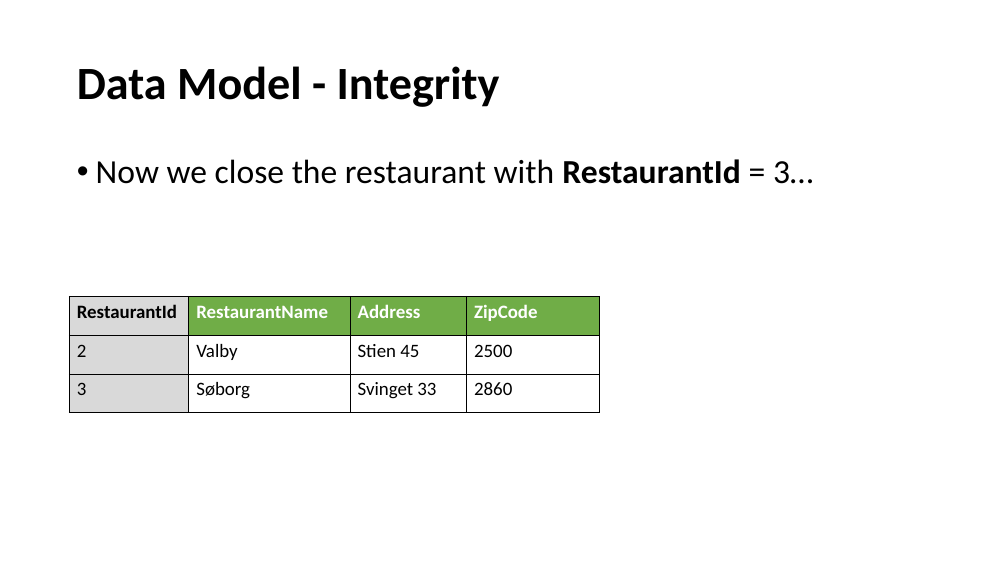
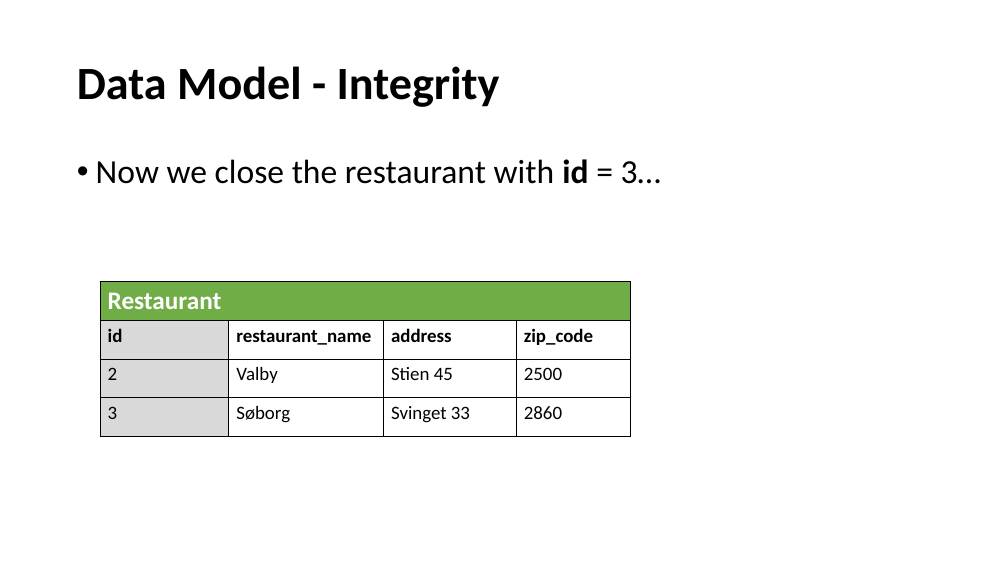
Before and after one commit to perl-easj/OOProg, a slide deck: slide 42 of Chap/DB/Presentations/DBRelationalModel.pptx. Drawn at 1008x567 pixels with LibreOffice and Linux fonts; fonts in the diff are those of the drawing. Boxes give left, top, right and bottom in pixels: in the first picture for what was removed or moved away, otherwise in the second. Text is boxed around its words. In the diff, an @@ line names an element or a change of style, - is before the commit and + after.

Commit message:
Consistency update of DB presentations
Plus DB scripts and a Table template spreadsheet.

```diff
--- a/Chap/DB/Presentations/DBRelationalModel.pptx
+++ b/Chap/DB/Presentations/DBRelationalModel.pptx
@@ text at box(96, 159, 661, 184): text changed @@
-• Now we close the restaurant with RestaurantId = 3…
+• Now we close the restaurant with id = 3…
@@ table at box(101, 281, 631, 437) @@
-row 1: RestaurantId | RestaurantName | Address | ZipCode
+row 1: Restaurant |  |  | 
+row 2: id | restaurant_name | address | zip_code
@@ table: place and size @@
-table at box(70, 296, 600, 413)
+table at box(101, 281, 631, 437)
```
Also in this commit, not shown: 26 other slides changed, 10 other files.
